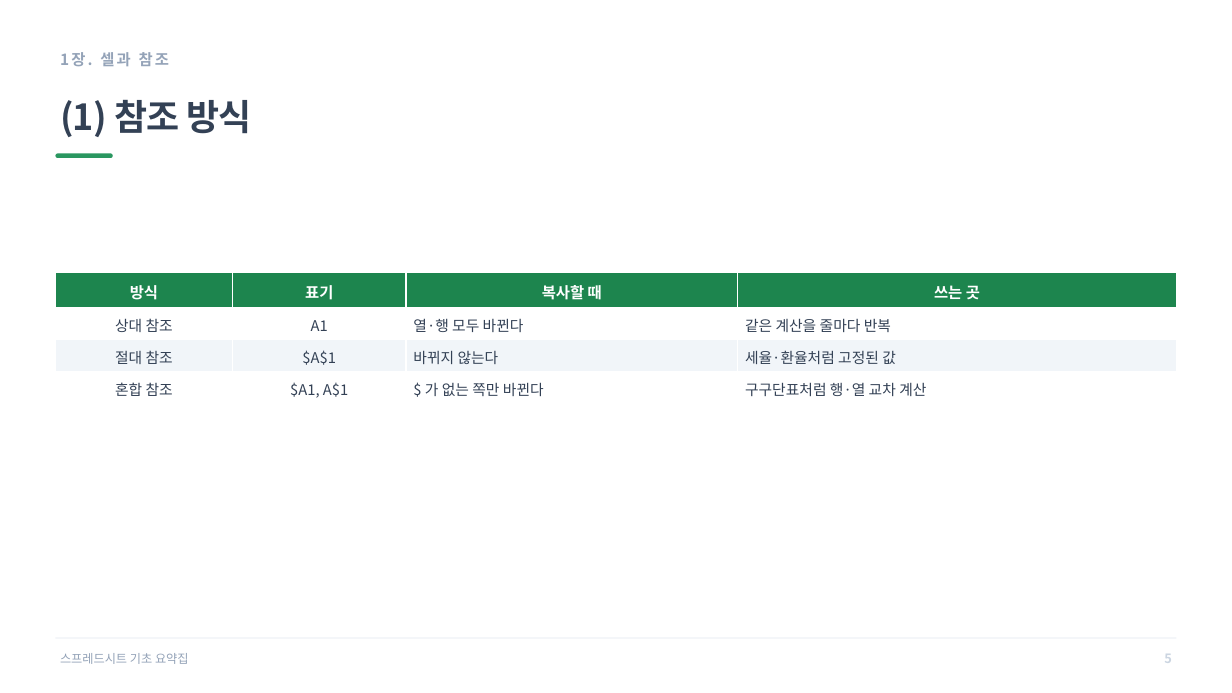
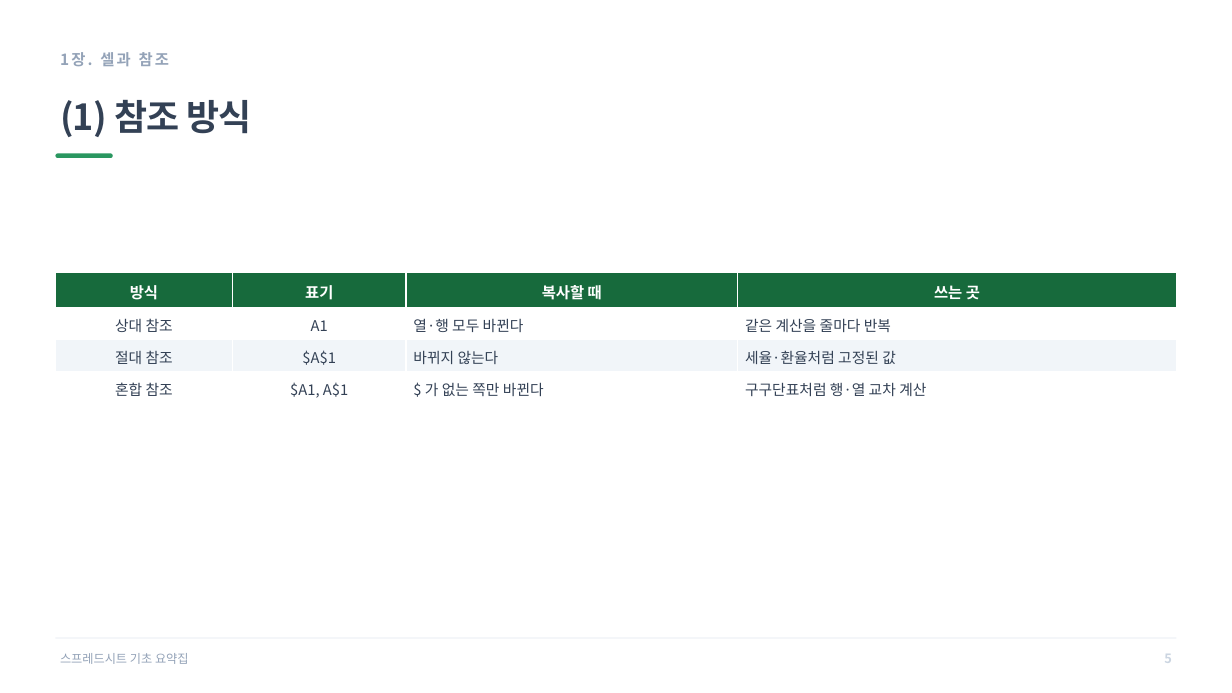
Before and after one commit to leedonwoo2827-ship-it/oa-typeset, a slide deck: slide 5 of samples/out/요약집-예시_교재형-46배판.pptx. Drawn at 1232x693 pixels with LibreOffice and Linux fonts; fonts in the diff are those of the drawing. Boxes give left, top, right and bottom in pixels: in the first picture for what was removed or moved away, otherwise in the second. Text is boxed around its words. In the diff, an @@ line names an element or a change of style, - is before the commit and + after.

```diff
--- a/samples/out/요약집-예시_교재형-46배판.pptx
+++ b/samples/out/요약집-예시_교재형-46배판.pptx
@@ table at (55, 273, 1177, 403) @@
@@ fill #1D854E to #176A3C in row 1 @@
```
Also in this commit, not shown: 2 other slides changed, 13 other files.
